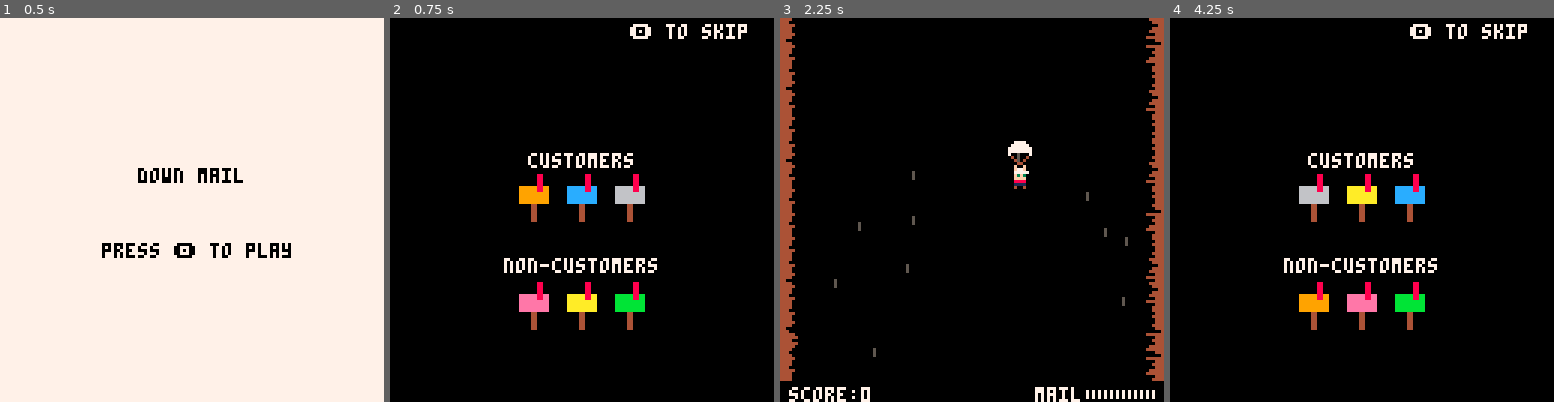
Above: before the commit, frames 1-4 (left to right).
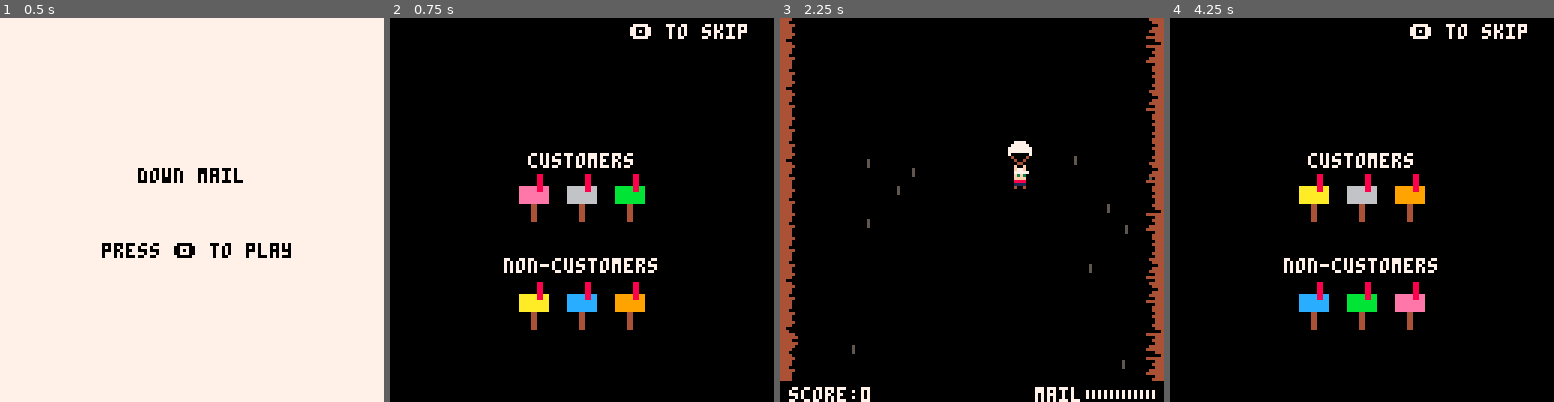
Above: after the commit, the same moments.

Repository: sugarvoid/down-mail
Game: PICO-8 cartridge down_mail.p8
Same seed, same stepped clock (60 frames per second), same inputs: the game is played once before the commit and once after it.
Inputs:
- Up to frame 1 (0.5 s): tap X (X key) at 0.33 s
- Up to frame 2 (0.75 s): tap O (Z key) at 0.7 s
- Up to frame 3 (2.25 s): tap X (X key) at 1.07, 1.85 s; hold Right 1.6-2.1 s; tap O (Z key) at 1.7, 2.1 s; hold Up from 2.15 s (still down)
- Up to frame 4 (4.25 s): release Up at 2.42 s; hold Right 2.47-3.03 s; tap O (Z key) every 0.4 s from 2.5 to 4.1 s; tap X (X key) at 2.97, 4.08 s; hold Left 3.08-3.58 s; hold Down 3.63-3.97 s; hold Right from 4.02 s (still down)

Frame 1 is identical in both runs. In frame 2, 2.1% of the frame differs, in the area x 33-67%, y 43-77%; in frame 3, 0.4%; in frame 4, 2.1%.

Commit message:
Make rings spawn every 2 sec

Diff:
--- a/src/main.lua
+++ b/src/main.lua
@@ -23,7 +23,7 @@
 days = { "monday", "tuesday", "wednesday", "thursday", "friday", "saturday", "sunday" }
 intro_t = 30*4
 day_t = 30*3
-post_t = 30*5
+post_t = 30*8
 gamestates = {
     title = 0,
     day_intro = 1,
--- a/src/spawner.lua
+++ b/src/spawner.lua
@@ -4,7 +4,7 @@
     pool = randsec_rang(3, 10),
     mail_box = 140,
     demon = 140,
-    ring = randsec_rang(3, 5),
+    ring = 30, --randsec_rang(3, 5),
 
     update = function(self)
         if g_state == gamestates.game then
@@ -56,7 +56,8 @@
 
             if self.ring <= 0 then
                 spawn_ring(2)
-                self.ring = randsec_rang(2, 4)
+                self.ring = 60
+                --self.ring = randsec_rang(2, 4)
             end
         end
     end,
